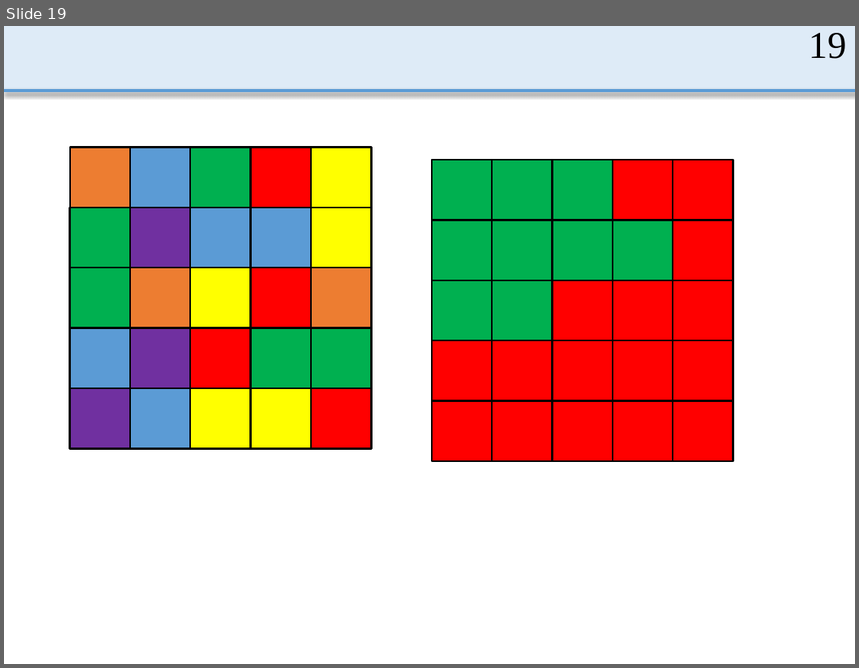
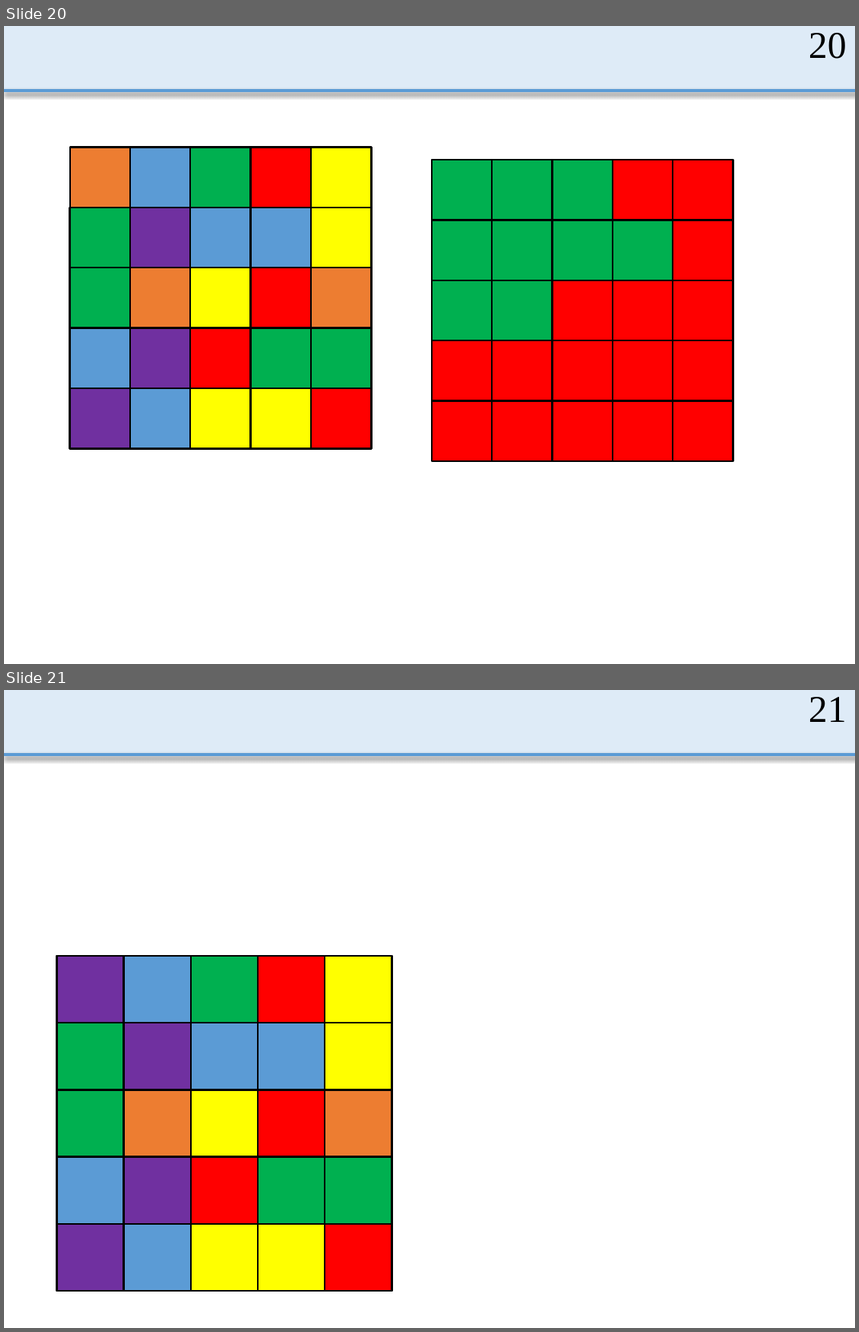
Before and after one commit to MasayaOda/SR, a slide deck: 中間発表.pptx. Shown one above the other, each under a label of ours: slide 19 before the commit, slides 20 and 21 after it. The pictures are 859x668 and 859x1332 pixels, drawn with LibreOffice and Linux fonts; fonts in the diff are those of the drawing. Boxes give left, top, right and bottom in pixels: in the first picture for what was removed or moved away, otherwise in the second. Text is boxed around its words. In the diff, an @@ line names an element or a change of style, - is before the commit and + after.

```diff
--- a/中間発表.pptx
+++ b/中間発表.pptx
@@ slide 21 added at box(4, 690, 855, 1328), background #FFFFFF; not listed: 2 template elements that a slide beside it also shows @@
@@ page number added at box(809, 697, 847, 722), 32 pt, text #000000 @@
+21
@@ group added at box(56, 955, 392, 1291): 26 rectangles @@
+図とアニメーション
@@ what was slide 19 is now slide 20 @@
@@ page number at box(809, 33, 847, 59): text changed @@
-19
+20
```
Also in this commit, not shown: 9 slides changed, 1 other slide added.
